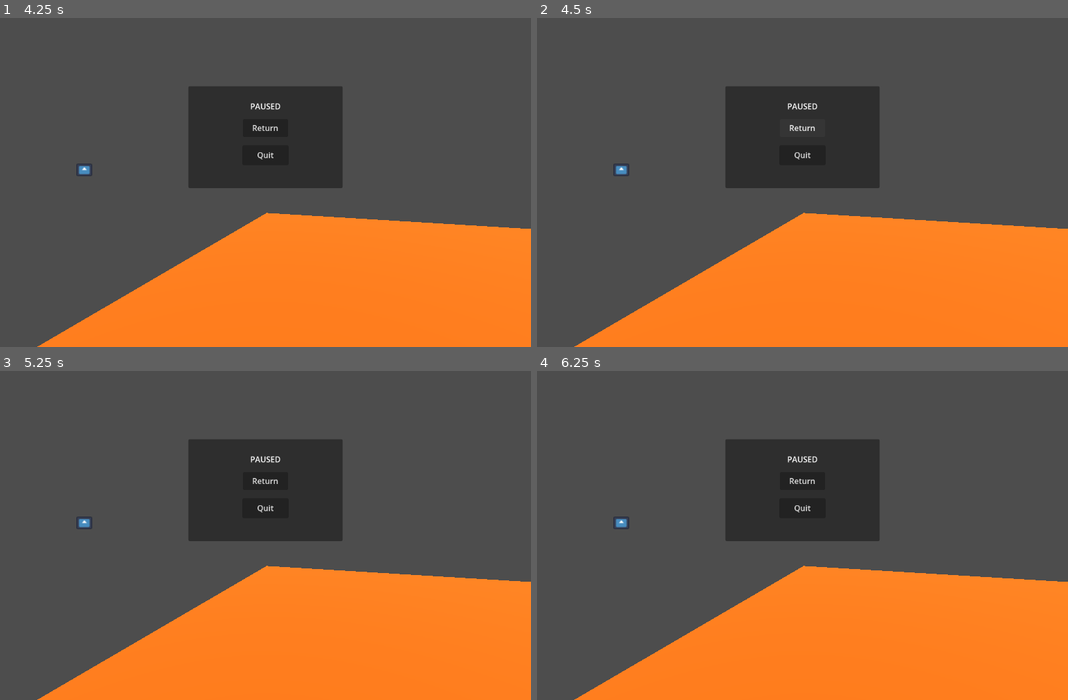
Above: before the commit, frames 1-4 (two rows, left to right).
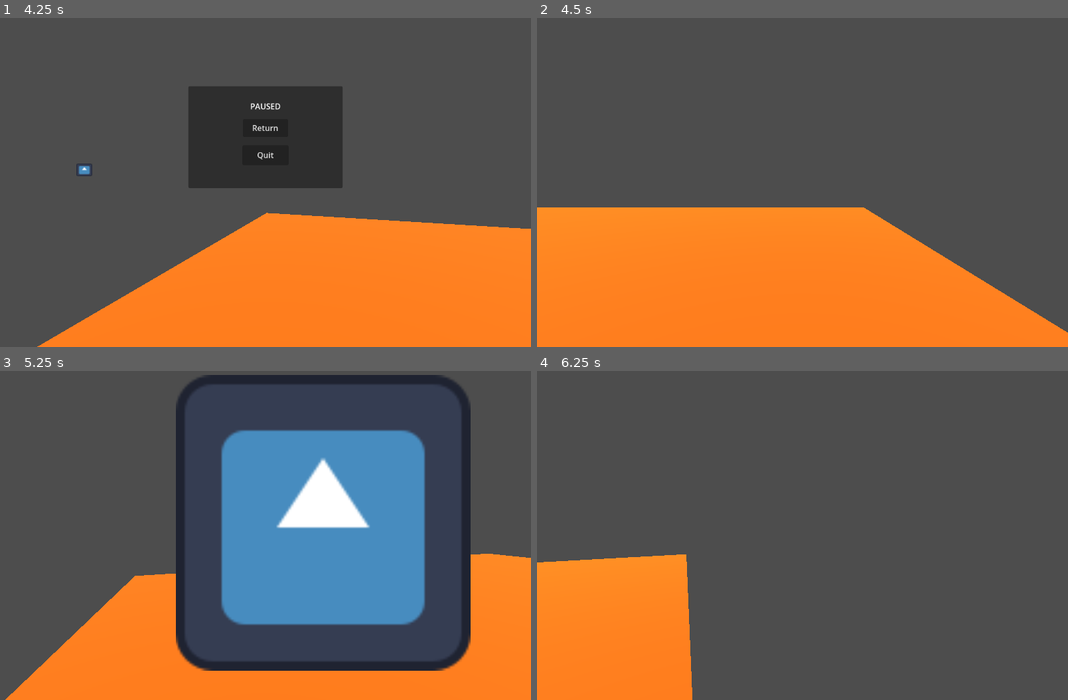
Above: after the commit, the same moments.

Repository: eddysanoli/gmtk-submission-2026
Game: Godot game, scene res://scenes/stage.tscn
Same seed, same stepped clock (60 frames per second), same inputs: the game is played once before the commit and once after it. The engine's default icon, where the game draws it, is replaced by a stand-in: a white triangle on a blue panel in a dark square.
Inputs (mouse positions are in pixels of both pictures, inside the frame that each line leads up to):
- Up to frame 1 (4.25 s): tap Enter at 0.5 s; move the mouse to (382, 152) at 0.52 s; hold D (move_right) 0.53-1.28 s; click (382, 152) at 0.6 s; move the mouse to (159, 189) at 1.27 s; hold S (move_backwards) 1.28-2.03 s; click (159, 189) at 1.35 s; move the mouse to (318, 90) at 2.02 s; hold D (move_right) 2.03-2.78 s; click (318, 90) at 2.1 s; move the mouse to (238, 241) at 2.77 s; hold W (move_forward) 2.78-3.53 s; click (238, 241) at 2.85 s; move the mouse to (424, 221) at 3.52 s; hold A (move_left) from 3.53 s (still down); click (424, 221) at 3.6 s; tap Escape (Pause) at 4.15 s
- Up to frame 2 (4.5 s): release A (move_left) at 4.25 s; click (802, 126) at 4.25 s, where only the run after the commit has a clickable "Return"
- Up to frame 3 (5.25 s): move the mouse to (106, 469) at 5.02 s; hold A (move_left) from 5.03 s (still down); click (106, 469) at 5.1 s
- Up to frame 4 (6.25 s): move the mouse to (829, 522) at 5.77 s; release A (move_left) at 5.78 s; hold S (move_backwards) from 5.78 s (still down); click (829, 522) at 5.85 s

Frame 1 is identical in both runs. In frame 2, 27% of the frame differs, in the area x 0-100%, y 20-100%; in frame 3, 43%; in frame 4, 45%.

Commit message:
Previous changes for ease of merging
Implemented changes from a different branch code in order to make the git merge easier

Diff:
--- a/scenes/player.gd
+++ b/scenes/player.gd
@@ -15,7 +15,7 @@
 
 # ─────────────────────────────────────────────
 func _ready():
-	pass
+	Input.mouse_mode = Input.MOUSE_MODE_CAPTURED
 
 func _input(event):
 	if dead:
@@ -27,7 +27,7 @@
 func _process(_delta):
 	if dead:
 		return
-	if Input.is_action_just_pressed("shoot"):
+	if (Input.is_action_just_pressed("shoot")) and (Engine.time_scale != 0):
 		if !can_shoot:
 			return
 		charging = true
@@ -74,9 +74,15 @@
 
 # ─────────────────────────────────────────────
 func pause():
-	get_tree().paused = true
+	Engine.time_scale = 0
+	Input.mouse_mode = Input.MOUSE_MODE_VISIBLE
 	$CanvasLayer/PauseScreen.show()
 
 func _on_return_button_up():
+	Input.mouse_mode = Input.MOUSE_MODE_CAPTURED
 	$CanvasLayer/PauseScreen.hide()
-	get_tree().paused = false
+	Engine.time_scale = 1
+
+func kill():
+	dead = true
+	Input.mouse_mode = Input.MOUSE_MODE_VISIBLE
